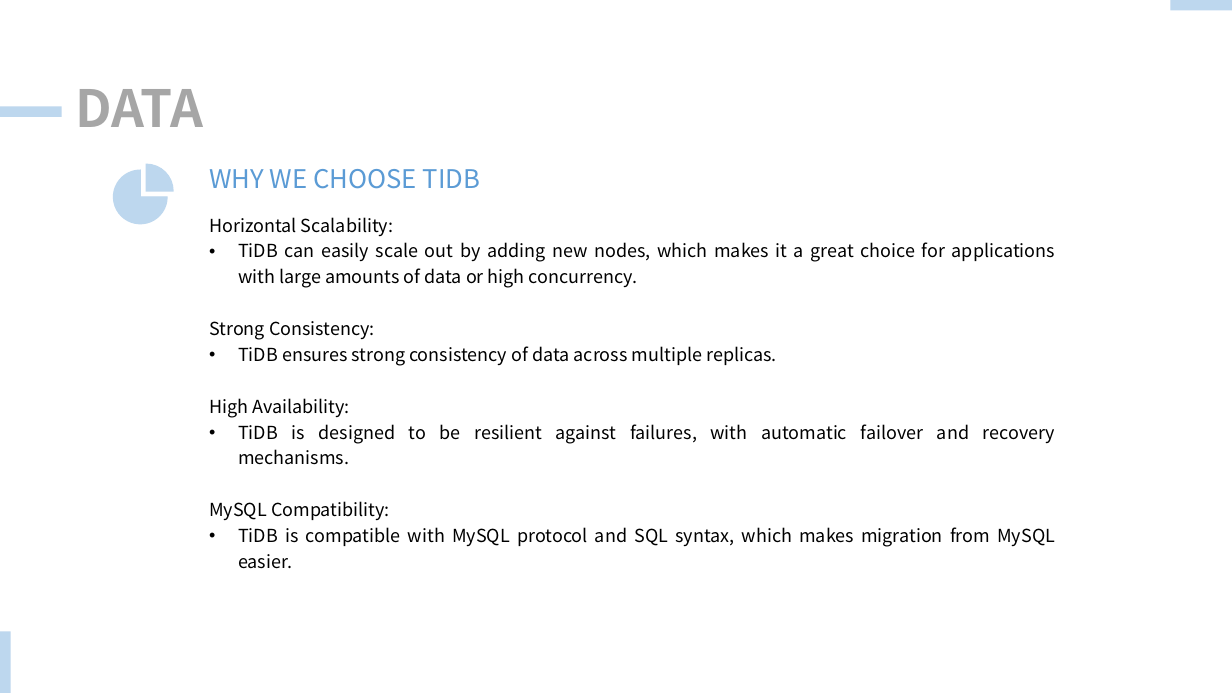
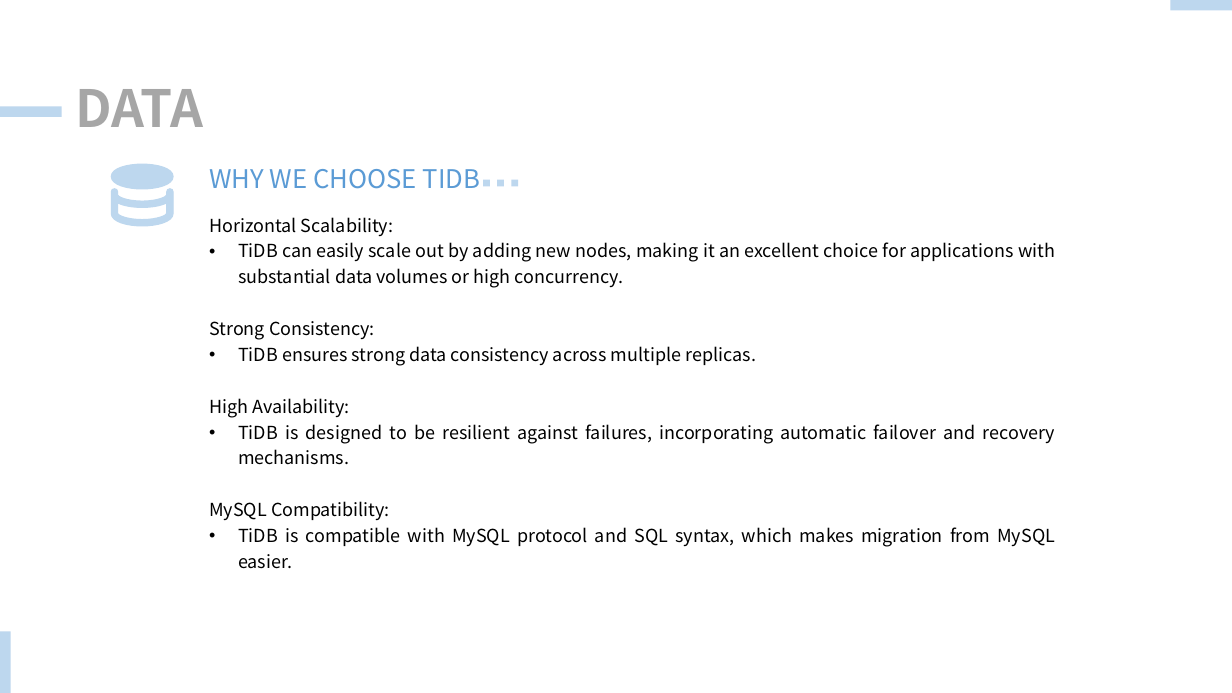
Before and after one commit to 1220780980/TiDB-Hack-Traveling-AI, a slide deck: slide 5 of Presentation.pptx. Drawn at 1232x693 pixels with LibreOffice and Linux fonts; fonts in the diff are those of the drawing. Boxes give left, top, right and bottom in pixels: in the first picture for what was removed or moved away, otherwise in the second. Text is boxed around its words. In the diff, an @@ line names an element or a change of style, - is before the commit and + after.

```diff
--- a/Presentation.pptx
+++ b/Presentation.pptx
@@ freeform shape at [112,165,174,226]: outline redrawn @@
@@ rectangle added at [483,179,490,186], fill #BDD7EE @@
@@ rectangle added at [497,179,504,186], fill #BDD7EE @@
@@ rectangle added at [511,179,518,186], fill #BDD7EE @@
@@ text at [238,242,1055,288]: text changed @@
-• TiDB can easily scale out by adding new nodes, which makes it a great choice for applications with large amounts of data or high concurrency.
+• TiDB can easily scale out by adding new nodes, making it an excellent choice for applications with substantial data volumes or high concurrency.
@@ text at [238,346,756,366]: text changed @@
-• TiDB ensures strong consistency of data across multiple replicas.
+• TiDB ensures strong data consistency across multiple replicas.
@@ text at [238,424,1056,465]: text changed @@
-• TiDB is designed to be resilient against failures, with automatic failover and recovery mechanisms.
+• TiDB is designed to be resilient against failures, incorporating automatic failover and recovery mechanisms.
```
Also in this commit, not shown: 10 other slides changed, 7 other files.
